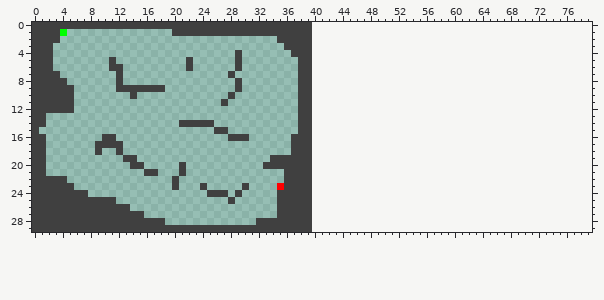
Sprite sheet, stored at images/level1.png. The picture above is the old version.
The file is 40x30 pixels. The old version is drawn lined up with the new one, on the new canvas.
New version:
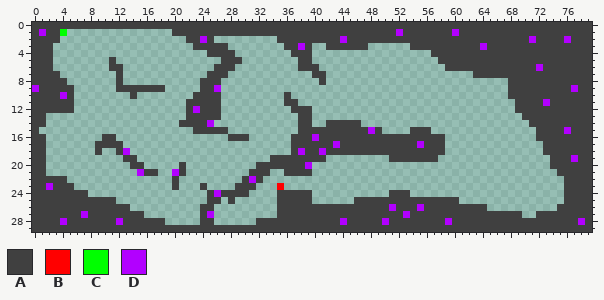
Palette (. is transparent): A #404040  B #ff0000  C #00ff00  D #b200ff
Message: made level much bigger
Difference:
canvas 40x30 -> 80x30
There is now colour A in row 0 at x 40 to 79; in row 1 at x 40 to 51, 53 to 59 and 61 to 79; in row 2 at x 22 to 23, 25, 40 to 43, 45 to 70, 72 to 75 and 77 to 79; in row 3 at x 23 to 27, 42 to 47, 54 to 63 and 65 to 79; in row 4 at x 25 to 28 and 57 to 79; in row 5 at x 27 to 28 and 58 to 79.
There is now colour A in row 6 at x 26 to 28, 40, 59 to 71 and 73 to 79; in row 7 at x 25 to 27, 40 to 41 and 63 to 79; in row 8 at x 24 to 26, 41 and 68 to 79; in row 9 at x 24 to 25, 68 to 76 and 78 to 79; in row 10 at x 23 to 26, 36 and 68 to 79; in row 11 at x 22 to 26, 36 to 37, 69 to 72 and 74 to 79.
There is now colour A in row 12 at x 22, 24 to 26, 37 and 69 to 79; in row 13 at x 22 to 26 and 70 to 79; in row 14 at x 42 to 46 and 71 to 79; in row 15 at x 23 to 25, 40 to 47, 49, 54 to 56, 72 to 75 and 77 to 79; in row 16 at x 41 to 58 and 72 to 79; in row 17 at x 40 to 42, 44 to 54, 56 to 58 and 73 to 79.
There is now colour A in row 18 at x 40, 42 to 58 and 73 to 79; in row 19 at x 40 to 41, 51 to 57, 74 to 76 and 78 to 79; in row 20 at x 32 and 74 to 79; in row 21 at x 31 to 33 and 75 to 79; in row 22 at x 30, 32 and 76 to 79; in row 23 at x 29, 31 and 76 to 79.
There is now colour A in row 24 at x 28, 30, 51 to 53 and 76 to 79; in row 25 at x 25 to 26, 46 to 60 and 76 to 79; in row 26 at x 24 to 25, 40 to 50, 52 to 54, 56 to 64 and 75 to 79; in row 27 at x 24, 40 to 52, 54 to 69 and 72 to 79; in row 28 at x 24 to 25, 40 to 43, 45 to 49, 51 to 58, 60 to 77 and 79; in row 29 at x 40 to 79.
There is now colour D in row 1 at x 52 and 60; in row 2 at x 24, 44, 71 and 76; in row 3 at x 64; in row 6 at x 72; in row 9 at x 26 and 77; in row 11 at x 73.
There is now colour D in row 12 at x 23; in row 15 at x 48 and 76; in row 16 at x 40; in row 17 at x 43 and 55; in row 18 at x 13 and 41; in row 19 at x 77.
There is now colour D in row 21 at x 15 and 20; in row 22 at x 31; in row 26 at x 51 and 55; in row 27 at x 25 and 53; in row 28 at x 44, 50, 59 and 78.
The edit turns colour A into colour D in row 1 at x 1; in row 3 at x 38; in row 9 at x 0; in row 10 at x 4; in row 14 at x 25; in row 18 at x 38.
The edit turns colour A into colour D in row 20 at x 39; in row 23 at x 2; in row 24 at x 26; in row 27 at x 7; in row 28 at x 4 and 12.
Colour A is gone in row 4 at x 29; in row 5 at x 22; in row 6 at x 22 and 29; in row 7 at x 28 and 38 to 39; in rows 8 to 9 at x 29 and 38 to 39; in row 10 at x 28 and 38 to 39.
Colour A is gone in row 11 at x 27 and 38 to 39; in rows 22 to 23 at x 36 to 39.
